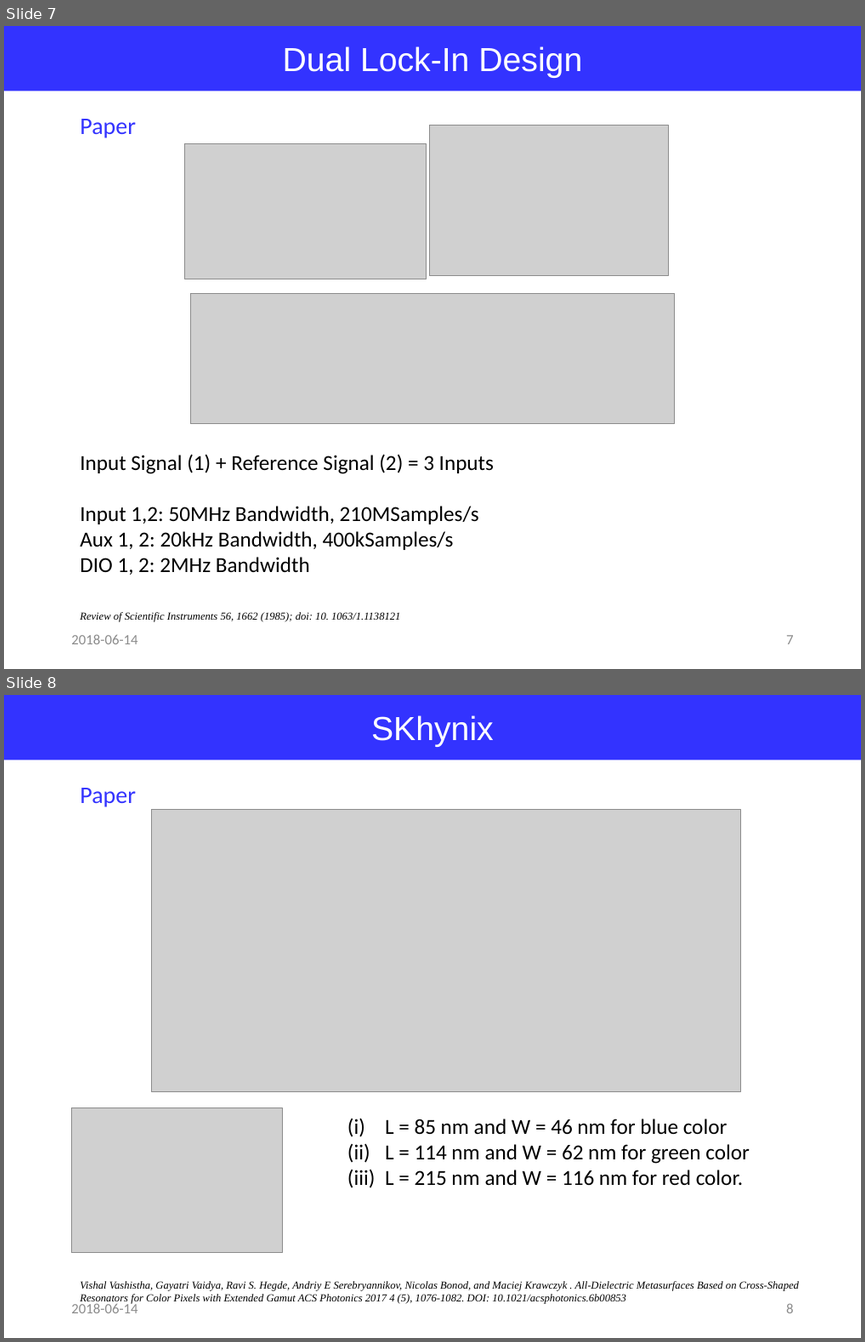
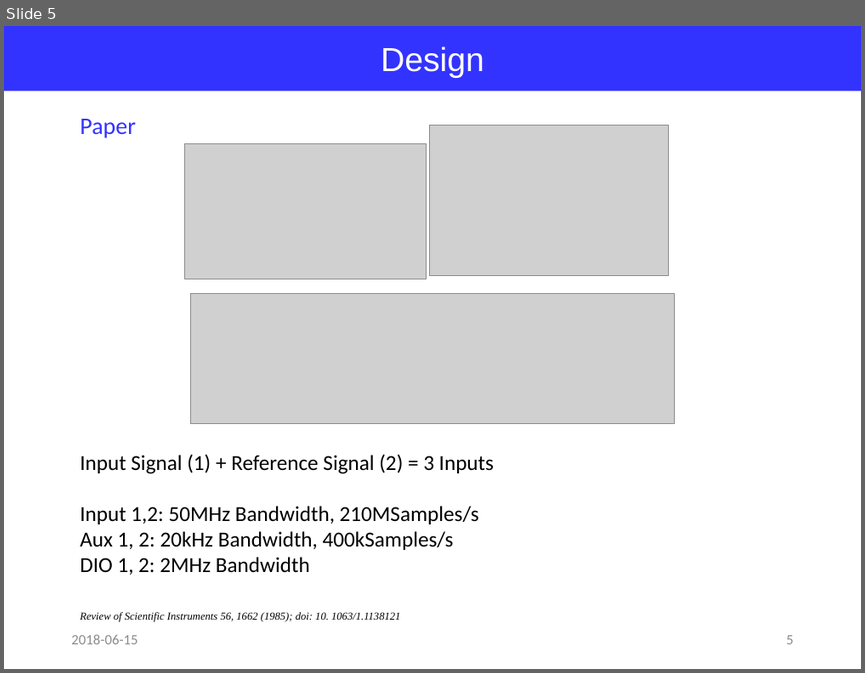
Before and after one commit to jglee96/NBTP_Lab, a slide deck: 랩미팅/201806/180614 Zurich Lock-In(Jong).pptx. Shown one above the other, each under a label of ours: slides 7 and 8 before the commit, slide 5 after it. The pictures are 865x1342 and 865x673 pixels, drawn with LibreOffice and Linux fonts; fonts in the diff are those of the drawing; grey boxes stand for pictures. Boxes give left, top, right and bottom in pixels: in the first picture for what was removed or moved away, otherwise in the second. Text is boxed around its words. In the diff, an @@ line names an element or a change of style, - is before the commit and + after.

```diff
--- a/랩미팅/201806/180614 Zurich Lock-In(Jong).pptx
+++ b/랩미팅/201806/180614 Zurich Lock-In(Jong).pptx
@@ slide 8 removed at (4, 695, 861, 1338), background #FFFFFF @@
@@ rectangle removed at (4, 695, 861, 760) @@
-SKhynix
@@ text removed at (80, 788, 136, 807) @@
-Paper
@@ picture removed at (151, 809, 740, 1091) @@
@@ picture removed at (72, 1108, 283, 1252) @@
@@ text removed at (385, 1118, 749, 1185) @@
-(i) L = 85 nm and W = 46 nm for blue color
-(ii) L = 114 nm and W = 62 nm for green color
-(iii) L = 215 nm and W = 116 nm for red color.
@@ text removed at (80, 1281, 799, 1304) @@
-Vishal Vashistha, Gayatri Vaidya, Ravi S. Hegde, Andriy E Serebryannikov, Nicolas Bonod, and Maciej Krawczyk . All-Dielectric Metasurfaces Based on Cross-Shaped Resonators for Color Pixels with Extended Gamut ACS Photonics 2017 4 (5), 1076-1082. DOI: 10.1021/acsphotonics.6b00853
@@ text removed at (71, 1302, 137, 1313) @@
-2018-06-14
@@ page number removed at (786, 1303, 793, 1313) @@
-8
@@ what was slide 7 is now slide 5 @@
@@ slide 5 changed as well @@
@@ text in rectangle at (381, 46, 484, 78): text changed @@
-Dual Lock-In Design
+Design
@@ text at (71, 634, 137, 644): text changed @@
-2018-06-14
+2018-06-15
@@ page number at (786, 635, 793, 644): text changed @@
-7
+5
```
Also in this commit, not shown: 3 other slides changed, 2 slides added, 4 other slides removed.
